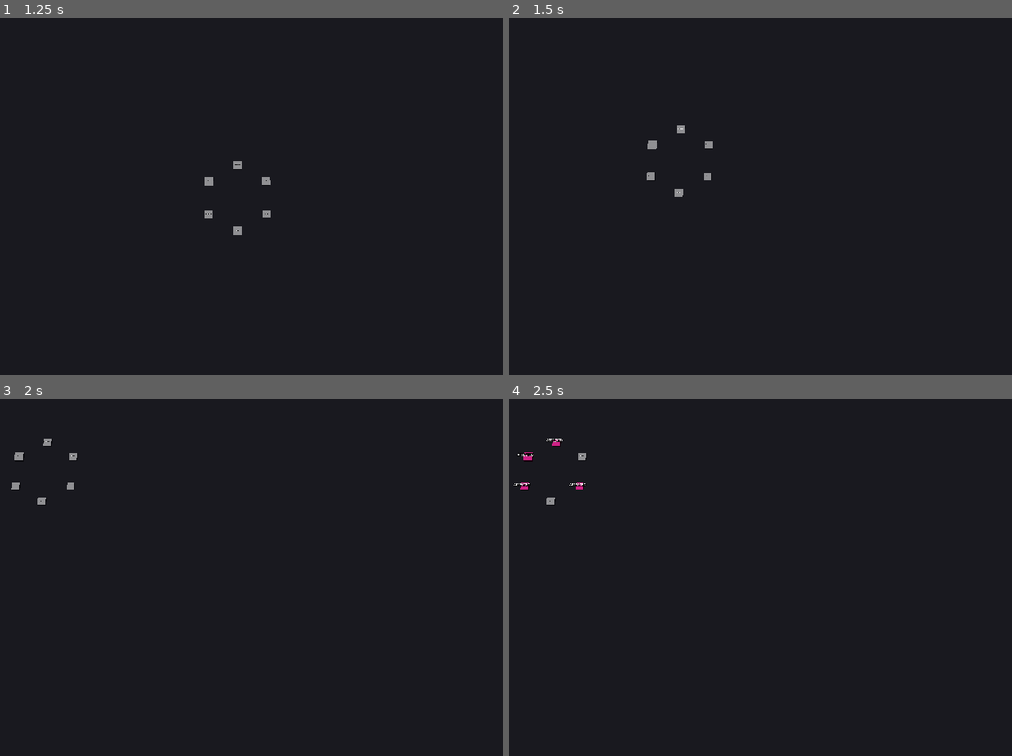
Above: before the commit, frames 1-4 (two rows, left to right).
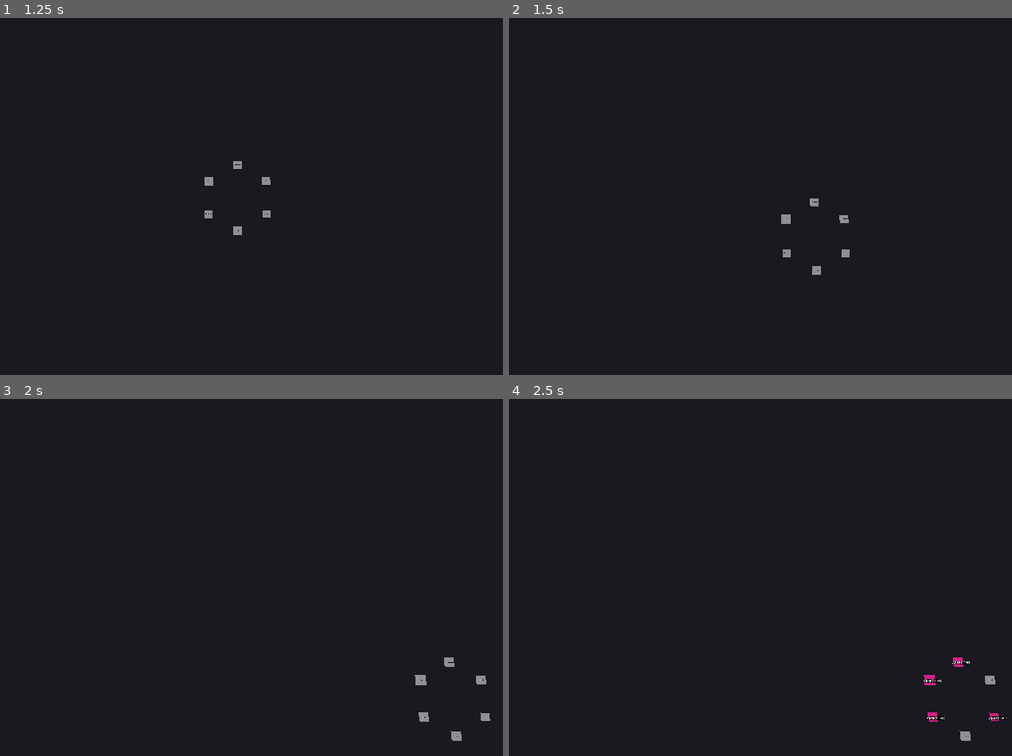
Above: after the commit, the same moments.

Repository: jsell-rh/test-code-vis
Game: Godot game, scene res://scenes/main.tscn
The game is run twice, just before and just after one commit, with the same random seed, the same clock (stepped at 60 frames per second) and the same inputs.
Inputs (mouse positions are in pixels of both pictures, inside the frame that each line leads up to):
- Up to frame 1 (1.25 s): tap Enter at 0.5 s; move the mouse to (377, 178) at 0.52 s; tap H at 0.6 s; click (377, 178) at 0.67 s
- Up to frame 2 (1.5 s): tap Space at 1.25 s; drag from (619, 214) to (715, 267) at 1.27 s
- Up to frame 3 (2 s): no input
- Up to frame 4 (2.5 s): tap Enter at 2 s; move the mouse to (810, 498) at 2.02 s; tap K at 2.1 s; click (810, 498) at 2.17 s

Frame 1 is identical in both runs. In frame 2, 0.5% of the frame differs, in the area x 27-68%, y 30-72%; in frame 3, 0.5%; in frame 4, 0.6%, in the area x 0-100%, y 11-96%.

Commit message:
feat(prototype): godot: smooth interpolated camera transitions (#174)
Spec-Ref: specs/prototype/ux-polish.spec.md@7392ee4176c1f464f5e7c34a11077a5a93cb7e7f
Task-Ref: task-027

Diff:
--- a/godot/scripts/camera_controller.gd
+++ b/godot/scripts/camera_controller.gd
@@ -131,8 +131,17 @@
 		_update_transform()
 
 	elif _panning:
-		# Move the pivot in the camera's local XZ plane.
-		# Non-inverted: right = camera-right (basis.x, no negation).
+		# Move the pivot in the camera's local XZ plane using the map-grab model.
+		#
+		# Map-grab (Google Maps) sign derivation — drag right (delta.x > 0):
+		#   drag right → delta.x = +50 → _pivot -= right(1,0,0) * +50 * pan_amount
+		#   → pivot.x decreases → camera looks left → scene shifts right on screen
+		#   → content from the left enters view ✓  (matches "scene moves right" = drag direction)
+		#
+		# Drag left (delta.x < 0):
+		#   drag left → delta.x = -50 → _pivot -= right(1,0,0) * (-50) * pan_amount
+		#   → pivot.x increases → camera looks right → scene shifts left on screen
+		#   → content from the right enters view ✓  (spec: "dragging left reveals content to the right")
 		var right: Vector3 = global_transform.basis.x
 		var forward: Vector3 = Vector3(
 			global_transform.basis.z.x,
@@ -140,8 +149,8 @@
 			global_transform.basis.z.z
 		).normalized()
 		var pan_amount: float = pan_speed * (_distance * 0.05 + 1.0)
-		_pivot += right * delta.x * pan_amount
-		_pivot += forward * delta.y * pan_amount
+		_pivot -= right * delta.x * pan_amount
+		_pivot -= forward * delta.y * pan_amount
 		_update_transform()
 
 
--- a/godot/tests/test_ux_polish.gd
+++ b/godot/tests/test_ux_polish.gd
@@ -12,7 +12,7 @@
 ##     GIVEN any camera position
 ##     WHEN the user drags in any direction
 ##     THEN the scene moves in the same direction as the drag
-##         (i.e. dragging right shifts pivot right; dragging left shifts pivot left)
+##         (i.e. dragging left reveals content to the right, as in Google Maps)
 ##
 ## Requirement: Zoom Toward Mouse Cursor
 ##   Scenario: Zooming into a specific component
@@ -96,57 +96,100 @@
 
 
 # ---------------------------------------------------------------------------
-# Non-Inverted Movement
+# Non-Inverted Movement — Map-Grab Model (Google Maps)
 # THEN the scene moves in the same direction as the drag
 # AND the movement direction matches the drag direction (not inverted)
 #
-# In a headless test global_transform is identity → basis.x = (1,0,0).
-# The camera pans the pivot in the camera's local right/forward direction,
-# matching the drag direction (non-inverted).
+# Map-grab (Google Maps) model: the pivot moves OPPOSITE to drag direction so
+# that scene content follows the drag.  In headless mode global_transform is
+# identity → basis.x = (1,0,0), basis.z = (0,0,1).
 #
-# Sign derivation — drag right:
-#   drag right → delta.x = +50 → _pivot += right(1,0,0) * +50 * pan_amount
-#   → pivot.x increases → viewport center moves right → pivot.x > initial_x ✓
-# ---------------------------------------------------------------------------
-
-func test_pan_drag_right_increases_pivot_x() -> bool:
+# Implementation: _pivot -= right * delta.x * pan_amount
+#                 _pivot -= forward * delta.y * pan_amount
+# ---------------------------------------------------------------------------
+
+func test_pan_drag_right_decreases_pivot_x() -> bool:
 	var cam = _make_cam()
 	var initial_x: float = cam._pivot.x
 
 	_press_lmb(cam, Vector2(100.0, 100.0))
 	_move_mouse(cam, Vector2(150.0, 100.0))  # drag right → delta.x = +50
 
-	# drag right → delta.x = +50 → pivot.x increases ✓
+	# Map-grab sign derivation — drag right:
+	#   drag right → delta.x = +50 → _pivot -= right(1,0,0) * +50 * pan_amount
+	#   → pivot.x decreases → camera looks left → scene shifts right on screen
+	#   → content from the left enters view ✓  (scene moves right = same direction as drag)
+	return cam._pivot.x < initial_x
+
+
+func test_pan_drag_left_increases_pivot_x() -> bool:
+	var cam = _make_cam()
+	var initial_x: float = cam._pivot.x
+
+	_press_lmb(cam, Vector2(100.0, 100.0))
+	_move_mouse(cam, Vector2(50.0, 100.0))  # drag left → delta.x = -50
+
+	# Map-grab sign derivation — drag left:
+	#   drag left → delta.x = -50 → _pivot -= right(1,0,0) * (-50) * pan_amount
+	#   → pivot.x increases → camera looks right → scene shifts left on screen
+	#   → content from the right enters view ✓  (spec: "dragging left reveals content to the right")
 	return cam._pivot.x > initial_x
 
 
-func test_pan_drag_left_decreases_pivot_x() -> bool:
-	var cam = _make_cam()
-	var initial_x: float = cam._pivot.x
-
-	_press_lmb(cam, Vector2(100.0, 100.0))
-	_move_mouse(cam, Vector2(50.0, 100.0))  # drag left → delta.x = -50
-
-	# drag left → delta.x = -50 → pivot.x decreases ✓
+## Spec: "THEN the scene moves in the same direction as the drag
+##        (i.e. dragging left reveals content to the right, as in Google Maps)"
+##
+## Map-grab model: a right drag reveals content from the left.
+func test_drag_direction_matches_view_movement() -> bool:
+	var cam = _make_cam()
+	var initial_x: float = cam._pivot.x  # starts at 0.0
+
+	_press_lmb(cam, Vector2(100.0, 100.0))
+	_move_mouse(cam, Vector2(150.0, 100.0))  # drag right 50 px → delta.x = +50
+
+	# Map-grab sign derivation — drag right:
+	#   drag right → delta.x = +50 → _pivot -= right(1,0,0) * +50 * pan_amount
+	#   → pivot.x decreases below initial_x → camera looks left → scene shifts right on screen
+	#   → content from the left enters view ✓  (scene moves in same direction as drag)
 	return cam._pivot.x < initial_x
 
 
-## Spec: "THEN the scene moves in the same direction as the drag."
-## A drag to the right shifts the pivot (and therefore the viewport center) to the right.
-## A drag to the left shifts the pivot left.
-## This test verifies the directional alignment between drag and pivot movement.
-func test_drag_direction_matches_view_movement() -> bool:
-	# Sign derivation:
-	#   drag right → delta.x = +50 → _pivot += right(1,0,0) * +50 * pan_amount
-	#   → pivot.x > 0 (increases from initial 0) → viewport moved right ✓
-	var cam = _make_cam()
-	var initial_x: float = cam._pivot.x  # starts at 0.0
-
-	_press_lmb(cam, Vector2(100.0, 100.0))
-	_move_mouse(cam, Vector2(150.0, 100.0))  # drag right 50 px → delta.x = +50
-
-	# Pivot.x must be strictly greater than initial: right drag → pivot moves right ✓
-	return cam._pivot.x > initial_x
+## Spec: "Dragging up moves the view up."
+## In headless mode global_transform is identity → forward = basis.z = (0,0,1).
+##
+## Map-grab sign derivation — drag down (screen Y increases):
+##   drag down → delta.y = +50 → _pivot -= forward(0,0,1) * +50 * pan_amount
+##   → pivot.z decreases → camera looks toward -Z → scene shifts toward +Z on screen
+##   → content from the -Z side enters view ✓
+func test_pan_drag_down_decreases_pivot_z() -> bool:
+	var cam = _make_cam()
+	var initial_z: float = cam._pivot.z
+
+	_press_lmb(cam, Vector2(100.0, 100.0))
+	_move_mouse(cam, Vector2(100.0, 150.0))  # drag down → delta.y = +50
+
+	# drag down → delta.y = +50 → _pivot -= forward(0,0,1) * +50 * pan_amount
+	# → pivot.z decreases → scene shifts downward on screen, content from above enters view ✓
+	return cam._pivot.z < initial_z
+
+
+## Spec: "Dragging up moves the view up."
+## In headless mode global_transform is identity → forward = basis.z = (0,0,1).
+##
+## Map-grab sign derivation — drag up (screen Y decreases):
+##   drag up → delta.y = -50 → _pivot -= forward(0,0,1) * (-50) * pan_amount
+##   → pivot.z increases → camera looks toward +Z → scene shifts toward -Z on screen
+##   → content from the +Z side enters view ✓
+func test_pan_drag_up_increases_pivot_z() -> bool:
+	var cam = _make_cam()
+	var initial_z: float = cam._pivot.z
+
+	_press_lmb(cam, Vector2(100.0, 100.0))
+	_move_mouse(cam, Vector2(100.0, 50.0))  # drag up → delta.y = -50
+
+	# drag up → delta.y = -50 → _pivot -= forward(0,0,1) * (-50) * pan_amount
+	# → pivot.z increases → scene shifts upward on screen, content from below enters view ✓
+	return cam._pivot.z > initial_z
 
 
 # ---------------------------------------------------------------------------
@@ -376,8 +419,8 @@
 
 func test_pan_proportional_to_drag_speed() -> bool:
 	# Proportionality: a larger drag distance produces a proportionally larger pivot shift.
-	# drag 10px → delta.x=10 → pivot += right * 10 * pan_amount
-	# drag 50px → delta.x=50 → pivot += right * 50 * pan_amount → move2 > move1 ✓
+	# drag 10px → delta.x=10 → pivot -= right * 10 * pan_amount → |pivot.x| = 10 * pan_amount
+	# drag 50px → delta.x=50 → pivot -= right * 50 * pan_amount → |pivot.x| = 50 * pan_amount → move2 > move1 ✓
 	var cam1 = _make_cam()
 	var cam2 = _make_cam()
 
@@ -391,6 +434,6 @@
 	_move_mouse(cam2, Vector2(150.0, 100.0))
 	var move2: float = cam2._pivot.length()
 
-	# small drag 10px → delta.x = 10 → pivot offset = 10 * pan_amount
-	# large drag 50px → delta.x = 50 → pivot offset = 50 * pan_amount → move2 > move1 ✓
+	# small drag 10px → |pivot offset| = 10 * pan_amount
+	# large drag 50px → |pivot offset| = 50 * pan_amount → move2 > move1 ✓
 	return move2 > move1
